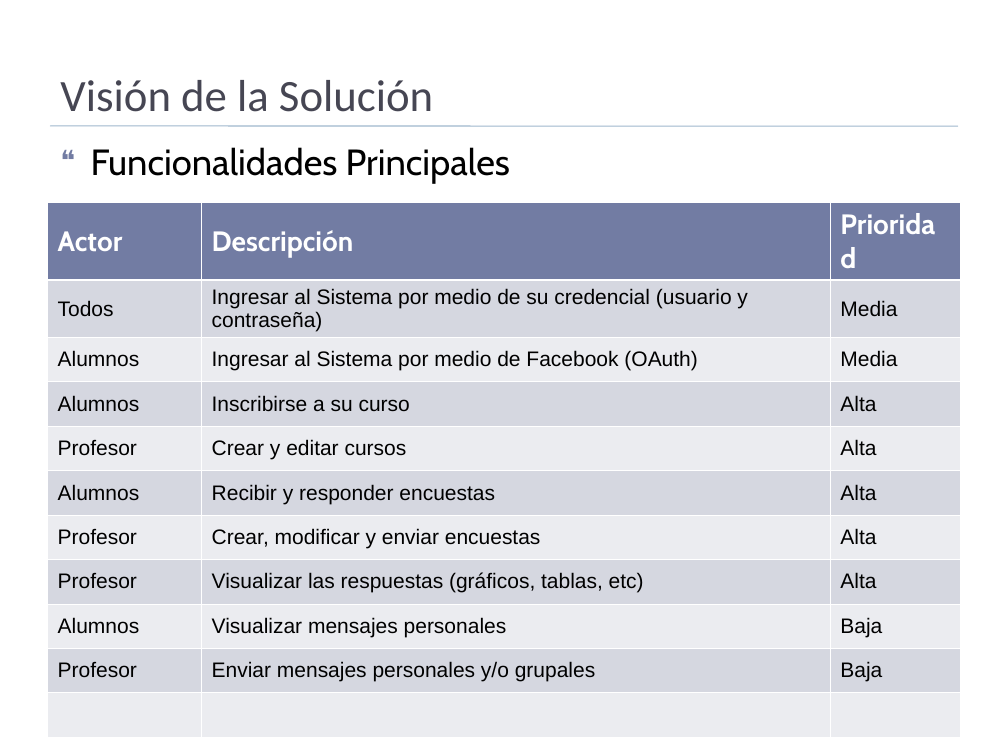
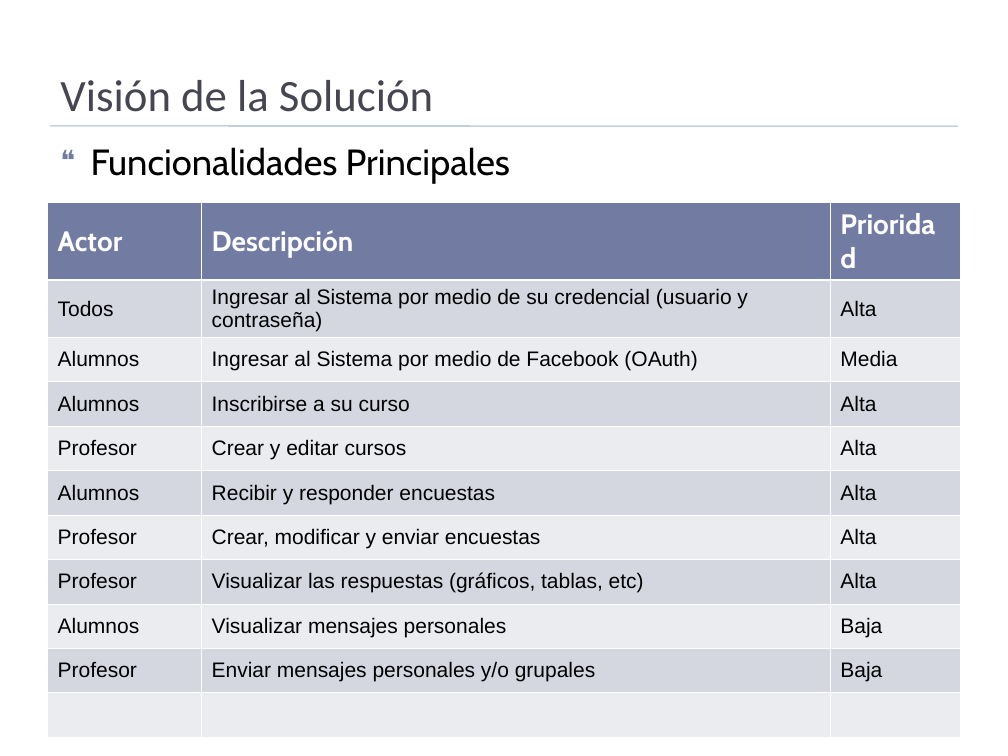
Before and after one commit to flizana/iic3143-proyecto-g8, a slide deck: slide 10 of FeedMe/presentacion_inception.ppt. Drawn at 1008x756 pixels with LibreOffice and Linux fonts; fonts in the diff are those of the drawing. Boxes give left, top, right and bottom in pixels: in the first picture for what was removed or moved away, otherwise in the second. Text is boxed around its words. In the diff, an @@ line names an element or a change of style, - is before the commit and + after.

```diff
--- a/FeedMe/presentacion_inception.ppt
+++ b/FeedMe/presentacion_inception.ppt
@@ table at box(47, 202, 961, 697) @@
-row 2, column 3: Media
+row 2, column 3: Alta
```
Also in this commit, not shown: 6 other slides changed, 1 slide added, 1 slide removed.
